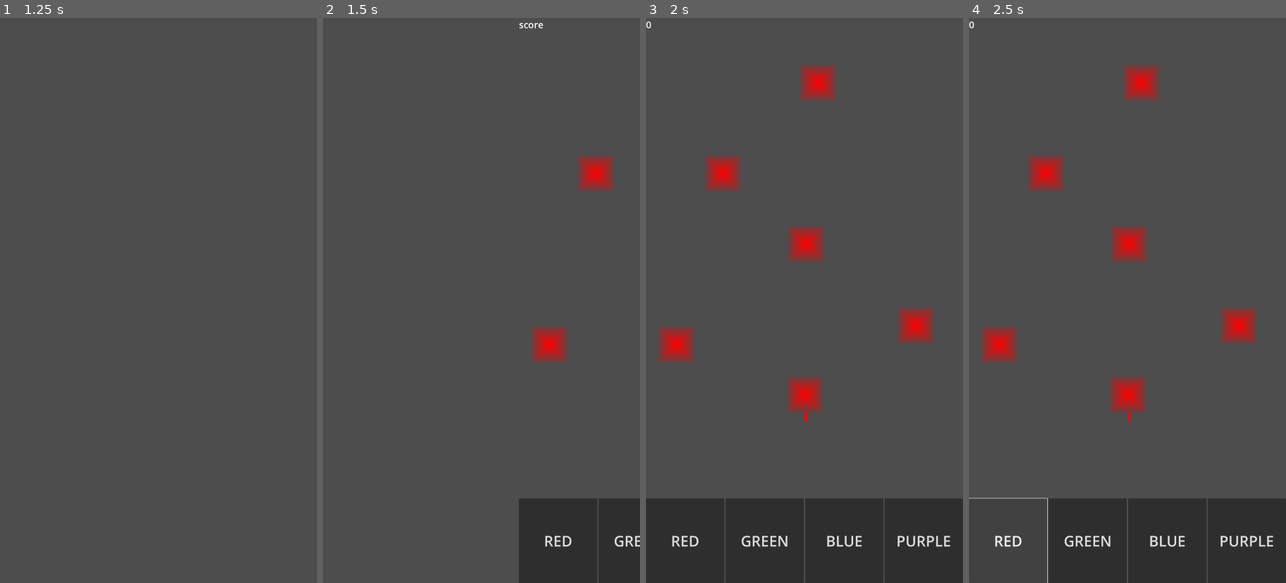
Above: before the commit, frames 1-4 (left to right).
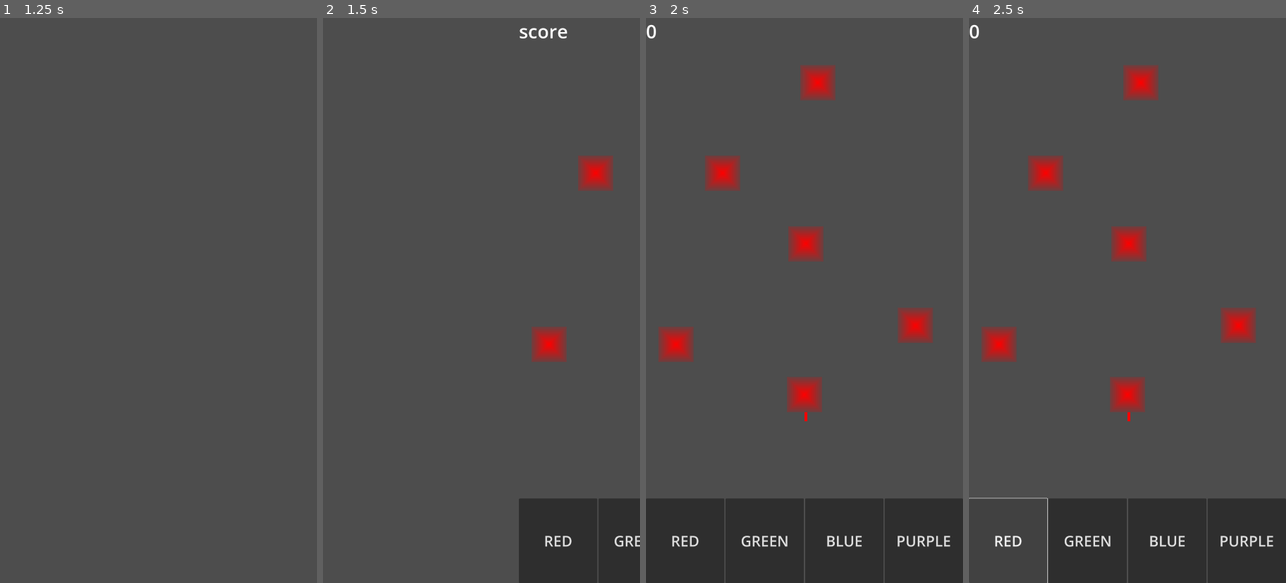
Above: after the commit, the same moments.

Repository: Xavier-Royer/Color-Jumper
Game: Godot game, scene res://Main.tscn
Same seed, same stepped clock (60 frames per second), same inputs: the game is played once before the commit and once after it.
Inputs (mouse positions are in pixels of both pictures, inside the frame that each line leads up to):
- Up to frame 1 (1.25 s): click "PLAY" at 0.5 s
- Up to frame 2 (1.5 s): move the mouse to (551, 272) at 1.27 s; press the mouse at (551, 272) at 1.28 s
- Up to frame 3 (2 s): no input
- Up to frame 4 (2.5 s): release the mouse at (1197, 272) at 2 s; click "RED" at 2 s

Frame 1 is identical in both runs. In frame 2, 0.2% of the frame differs, in the area x 62-78%, y 0-4%; in frame 3, less than 0.1%; in frame 4, less than 0.1%.

Commit message:
streak and score animation update

Diff:
--- a/Main.tscn
+++ b/Main.tscn
@@ -10,7 +10,7 @@
 
 [sub_resource type="Animation" id="Animation_cm0pq"]
 resource_name = "Score"
-length = 0.5
+length = 0.25
 tracks/0/type = "value"
 tracks/0/imported = false
 tracks/0/enabled = true
@@ -18,10 +18,10 @@
 tracks/0/interp = 1
 tracks/0/loop_wrap = true
 tracks/0/keys = {
-"times": PackedFloat32Array(0, 0.25, 0.5),
+"times": PackedFloat32Array(0, 0.125, 0.25),
 "transitions": PackedFloat32Array(1, 1, 1),
 "update": 0,
-"values": [Vector2(1, 1), Vector2(3, 3), Vector2(1, 1)]
+"values": [Vector2(1, 1), Vector2(1.5, 1.5), Vector2(1, 1)]
 }
 tracks/1/type = "value"
 tracks/1/imported = false
@@ -30,7 +30,7 @@
 tracks/1/interp = 1
 tracks/1/loop_wrap = true
 tracks/1/keys = {
-"times": PackedFloat32Array(0, 0.1, 0.25, 0.466667),
+"times": PackedFloat32Array(0, 0.05, 0.125, 0.25),
 "transitions": PackedFloat32Array(1, 1, 1, 1),
 "update": 0,
 "values": [Color(1, 1, 1, 1), Color(0.893985, 0.499101, 3.85046e-07, 1), Color(0.980726, 0, 0.114669, 1), Color(1, 1, 1, 1)]
@@ -89,7 +89,7 @@
 
 [sub_resource type="Animation" id="Animation_3dxm6"]
 resource_name = "Streak"
-length = 0.5
+length = 0.25
 tracks/0/type = "value"
 tracks/0/imported = false
 tracks/0/enabled = true
@@ -97,7 +97,7 @@
 tracks/0/interp = 1
 tracks/0/loop_wrap = true
 tracks/0/keys = {
-"times": PackedFloat32Array(0, 0.166667, 0.25, 0.5),
+"times": PackedFloat32Array(0, 0.0833, 0.125, 0.25),
 "transitions": PackedFloat32Array(1, 1, 1, 1),
 "update": 0,
 "values": [Color(1, 1, 1, 1), Color(1, 0.558628, 0.21451, 1), Color(1, 0.223529, 0.25098, 1), Color(1, 1, 1, 1)]
@@ -109,10 +109,10 @@
 tracks/1/interp = 1
 tracks/1/loop_wrap = true
 tracks/1/keys = {
-"times": PackedFloat32Array(0, 0.233333, 0.5),
+"times": PackedFloat32Array(0, 0.125, 0.25),
 "transitions": PackedFloat32Array(1, 1, 1),
 "update": 0,
-"values": [32, 96, 32]
+"values": [64, 96, 64]
 }
 
 [sub_resource type="AnimationLibrary" id="AnimationLibrary_lgr22"]
@@ -271,7 +271,7 @@
 layout_mode = 1
 offset_right = 42.0
 offset_bottom = 23.0
-theme_override_font_sizes/font_size = 32
+theme_override_font_sizes/font_size = 64
 text = "score"
 
 [node name="SpawnTimer" type="Timer" parent="ScreenManager/GameScreen"]
--- a/game_screen.gd
+++ b/game_screen.gd
@@ -19,6 +19,7 @@
 #game control stuff
 
 #streaks/scroes
+var trueScore
 var score
 var streak
 var lastJumpStamp = 0 #gameruntime of last jump
@@ -156,8 +157,8 @@
 		$AnimationPlayer.play("Score")
 		var tween = create_tween()
 		tween.set_ease(Tween.EASE_IN)
-		#add 100 / howmuch time u were on block * streak
-		tween.tween_property(self,"score", score + (  (100 /  (max(gameRunTime,0.2)- lastJumpStamp)) * max(streak,1) ),.1)
+		#add 20 / howmuch time u were on block * streak
+		tween.tween_property(self,"score", score + (  (20 /  (max(gameRunTime,0.2)- lastJumpStamp)) * max(streak,1) ),.1)
 
 		#score += round(  (100 /  (max(gameRunTime,0.2)- lastJumpStamp)) * max(streak,1) )
 		lastJumpStamp = gameRunTime
